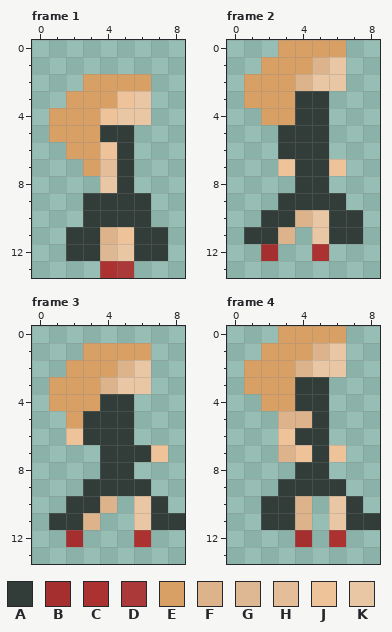
One commit to this pixel-art file: Assets/PersonalAssets/NPC/Day4/WomanDayFourCorrectRightWalk.aseprite. This is how it looked before the edit.
9x14 pixels, 10 frames. Colours within 5 levels of each other are drawn and written as one. Shown: frame 1, frame 2, frame 3, frame 4. The commit also changed other frames, which this record leaves out.
Palette (. is transparent): A #323c39  B #a52e2e  C #ac3232  D #ac3939  E #d9a066  F #ddb38b  G #ddb893  H #e3be98  J #eec39a  K #eac7a4
And afterwards:
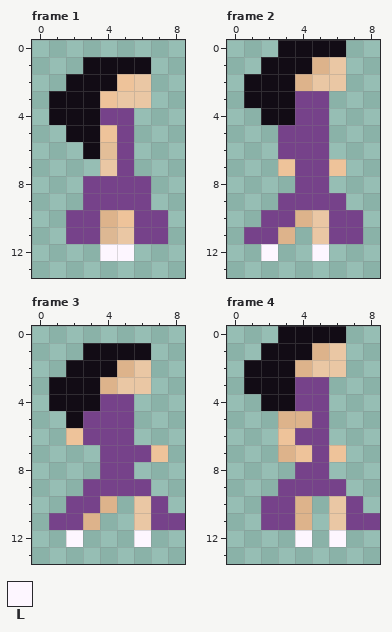
Colours new in this view: L #fdf6ff
The edit:
Colour A changes from #323c39 to #76428a.
Colour E changes from #d9a066 to #120c15.
Frame 1:
The author put colour A in row 8 at x 3 and 6; in row 10 at x 2 and 7.
Colour J becomes colour A in row 4 at x 4.
Colour K becomes colour A in row 4 at x 5; in row 8 at x 4.
The author put colour E in row 1 at x 3 to 6; in row 2 at x 2; in row 3 at x 1.
Colour A becomes colour F in row 10 at x 4.
Colour F becomes colour G in row 11 at x 4.
Colour J becomes colour H in row 6 at x 4.
Colour A becomes colour J in row 5 at x 4; in row 10 at x 5.
Colour E becomes colour J in row 2 at x 5; in row 3 at x 4.
Colour E becomes colour K in row 2 at x 6.
Colour H becomes colour K in row 7 at x 4.
Colour J becomes colour K in row 3 at x 5; in row 11 at x 5.
Colour G becomes colour L in row 12 at x 4.
Colour K becomes colour L in row 12 at x 5.
Colour A is gone in row 12 at x 2 to 3 and 6 to 7.
Colour C is gone in row 13 at x 4.
Colour D is gone in row 13 at x 5.
Colour E is gone in row 5 at x 1; in row 6 at x 2; in row 7 at x 3.
Colour K is gone in row 4 at x 6.
Frame 2:
Colour B becomes colour L in row 12 at x 2.
Colour C becomes colour L in row 12 at x 5.
Frame 3:
Colour B becomes colour L in row 12 at x 2.
Colour C becomes colour L in row 12 at x 6.
Frame 4:
Colour B becomes colour L in row 12 at x 4.
Colour C becomes colour L in row 12 at x 6.
Where, in picture pixels (left, top, right, bottom), the same in both pictures:
changed: (49, 57, 168, 278)
changed: (244, 40, 363, 261)
changed: (49, 343, 185, 547)
changed: (244, 326, 380, 547)
